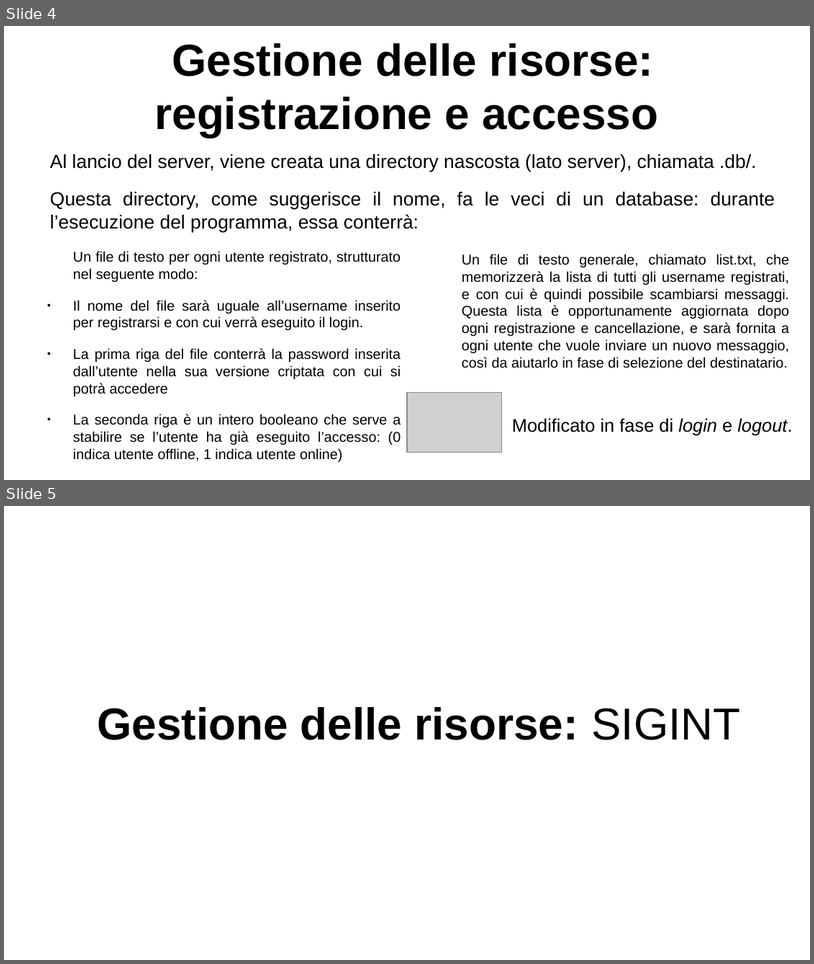
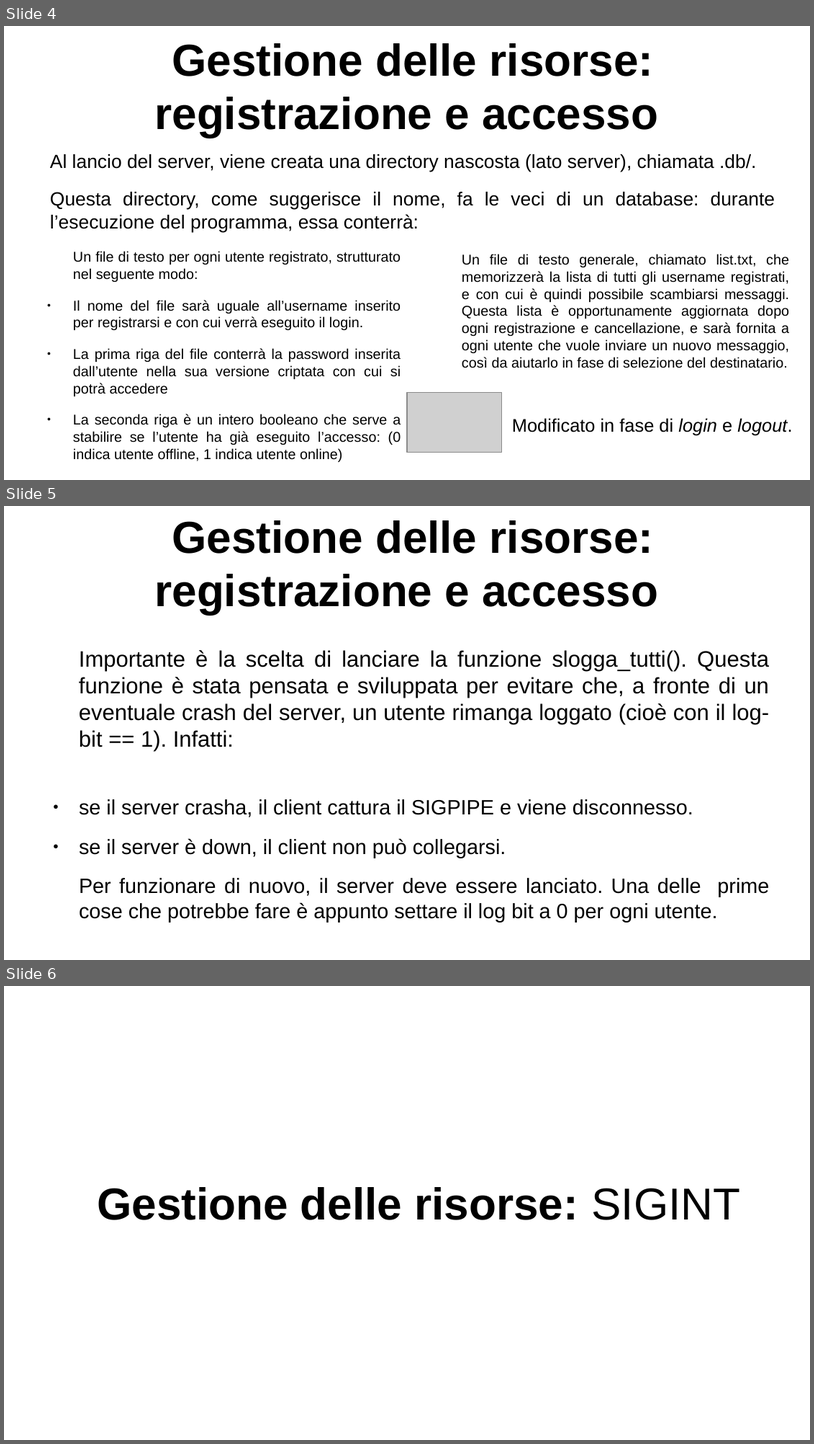
Before and after one commit to lucaMastro/progetto_SO, a slide deck: presentazione_progetto_SO.odp. Shown one above the other, each under a label of ours: slides 4 and 5 before the commit, slides 4, 5 and 6 after it. The pictures are 814x964 and 814x1444 pixels, drawn with LibreOffice and Linux fonts; fonts in the diff are those of the drawing; grey boxes stand for pictures. Boxes give left, top, right and bottom in pixels: in the first picture for what was removed or moved away, otherwise in the second. Text is boxed around its words. In the diff, an @@ line names an element or a change of style, - is before the commit and + after.

```diff
--- a/presentazione_progetto_SO.odp
+++ b/presentazione_progetto_SO.odp
@@ slide 5 added at (4, 506, 810, 960), background #FFFFFF @@
@@ title added at (154, 520, 658, 615), 44 pt, text #000000, bold @@
+Gestione delle risorse: registrazione e accesso
@@ text added at (79, 650, 770, 752), 22 pt, text #000000 @@
+Importante è la scelta di lanciare la funzione slogga_tutti(). Questa funzione è stata pensata e sviluppata per evitare che, a fronte di un eventuale crash del server, un utente rimanga loggato (cioè con il log-bit == 1). Infatti:
@@ text added at (79, 799, 769, 921), 20.4 pt, text #000000 @@
+● se il server crasha, il client cattura il SIGPIPE e viene disconnesso.
+● se il server è down, il client non può collegarsi.
+Per funzionare di nuovo, il server deve essere lanciato. Una delle prime cose che potrebbe fare è appunto settare il log bit a 0 per ogni utente.
@@ what was slide 5 is now slide 6 @@
```
Also in this commit, not shown: 3 slides changed, 2 other slides added, 1 slide removed, 1 other file.
